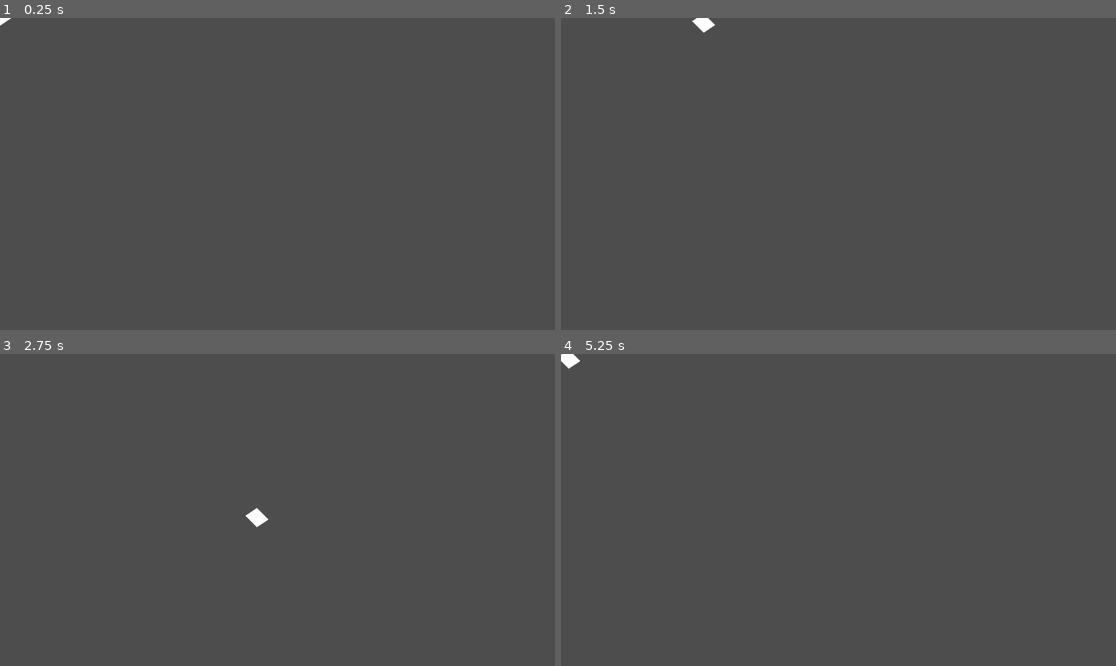
Above: before the commit, frames 1-4 (two rows, left to right).
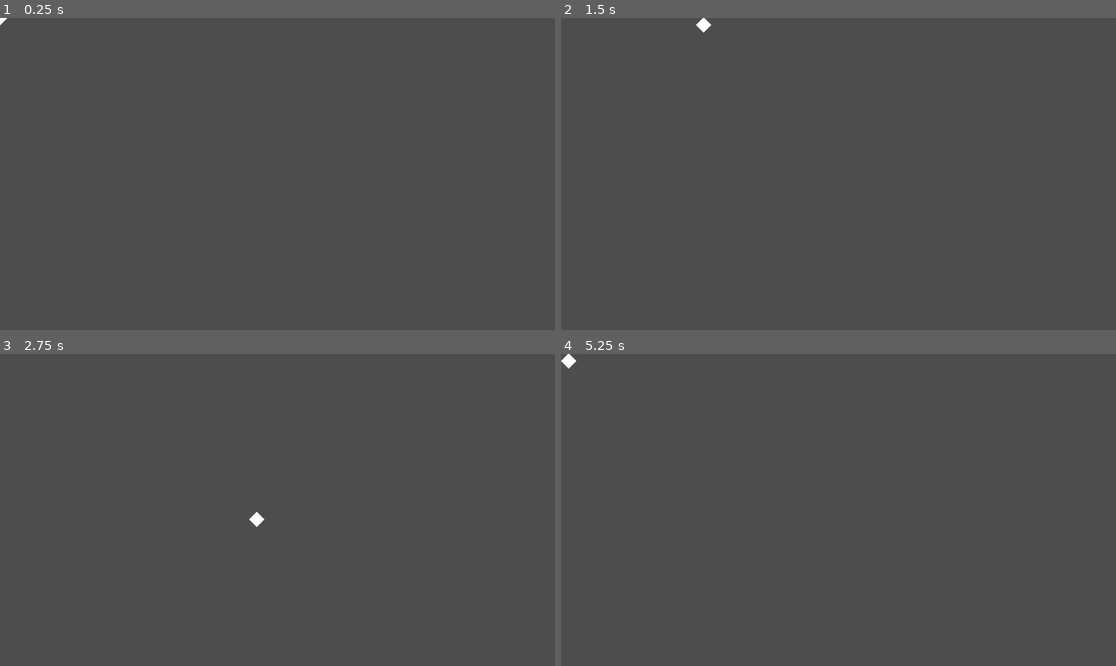
Above: after the commit, the same moments.

Repository: RainMa22/BulletHell
Game: Godot game, scene res://src/player/Player.tscn
Two runs of this game, one before a commit and one after it. Both use one fixed random seed, a clock stepped at 60 frames per second and the inputs below. This scene is started directly instead of the project's main scene.
Inputs:
- Up to frame 1 (0.25 s): no input
- Up to frame 2 (1.5 s): tap Enter at 0.5 s; hold D (Right) 0.53-1.28 s; tap Z (Shoot) at 0.6, 1.35 s; hold S (Down) from 1.28 s (still down)
- Up to frame 3 (2.75 s): release S (Down) at 2.03 s; hold D (Right) from 2.03 s (still down); tap Z (Shoot) at 2.1 s
- Up to frame 4 (5.25 s): release D (Right) at 2.78 s; hold W (Up) 2.78-3.53 s; tap Z (Shoot) every 0.75 s from 2.85 to 5.1 s; hold A (Left) 3.53-5.03 s; hold S (Down) from 5.03 s (still down)

The runs differ from the first frame. In frame 1, less than 0.1% of the frame differs, in the area x 0-3%, y 0-3%; in frame 2, less than 0.1%; in frame 3, less than 0.1%, in the area x 44-49%, y 49-56%; in frame 4, less than 0.1%.

Commit message:
Created base Bullet node and Health component node

Diff:
--- /dev/null
+++ b/src/bullet/Bullet.gd
@@ -0,0 +1,30 @@
+class_name Bullet extends Area2D
+
+
+
+###############
+# BULLET      #
+# The bullet. #
+###############
+
+var starting_direction := Vector2.UP
+var starting_speed := 200
+
+var velocity := Vector2.ZERO
+
+
+
+func _ready():
+	position = Vector2(200, 200)
+	init_bullet()
+
+func init_bullet() -> void:
+	velocity = starting_direction * starting_speed
+
+
+
+func _process(delta):
+	pass
+
+func _physics_process(delta):
+	position += velocity * delta
--- /dev/null
+++ b/src/bullet/Bullet.tscn
@@ -0,0 +1,17 @@
+[gd_scene load_steps=4 format=3 uid="uid://cs8lnupepor0n"]
+
+[ext_resource type="Script" path="res://src/bullet/Bullet.gd" id="1_lnk00"]
+[ext_resource type="Texture2D" uid="uid://deve7snoj5rrt" path="res://src/bullet/WhiteCirclex256.png" id="2_0p07e"]
+
+[sub_resource type="CircleShape2D" id="CircleShape2D_qvb2s"]
+radius = 8.15
+
+[node name="Bullet" type="Area2D"]
+script = ExtResource("1_lnk00")
+
+[node name="Circle" type="Sprite2D" parent="."]
+scale = Vector2(0.156617, 0.157)
+texture = ExtResource("2_0p07e")
+
+[node name="Hitbox" type="CollisionShape2D" parent="."]
+shape = SubResource("CircleShape2D_qvb2s")
--- /dev/null
+++ b/src/health/Health.gd
@@ -0,0 +1,68 @@
+class_name Health extends Node
+
+
+
+######################################################
+# HEALTH                                             #
+# Generalised health logic, for use with any entity. #
+######################################################
+
+signal on_health_damaged(change)
+signal on_health_healed(change)
+
+signal on_health_max_healed
+
+signal on_max_health_increased(change)
+signal on_max_health_decreased(change)
+
+signal on_died
+signal on_revived
+
+
+
+var is_dead = false
+
+var max_health := 30:
+	set(val):
+		if val > max_health: # Max health increased.
+			on_max_health_increased.emit(val - max_health)
+		elif val < max_health: # Max health decreased.
+			on_max_health_decreased.emit(max_health - val)
+
+		max_health = val # Assign.
+
+		if health > max_health: # Limit health to be within max_health.
+			health = max_health
+	get:
+		return max_health
+
+var health := 10:
+	set(val):
+		if is_dead: # Do not change health if the entity is dead.
+			return
+
+		if val > health:
+			on_health_healed.emit(val - health) # Healed!
+		elif val < health:
+			on_health_damaged.emit(health - val) # Damaged.
+
+		health = clampi(val, 0, max_health) # Clamp health between 0 and max_health.
+
+		if health == max_health:
+			on_health_max_healed.emit() # Healed to the MAX.
+
+		if health <= 0:
+			die()
+	get:
+		return health
+
+
+
+func die() -> void:
+	is_dead = true
+	on_died.emit() # Died lmao!
+
+func revive(restarting_health : int = 1) -> void:
+	is_dead = false # Undie thyself!
+	health = restarting_health # Start with some health.
+	on_revived.emit() # Revived!
--- /dev/null
+++ b/src/health/Health.tscn
@@ -0,0 +1,6 @@
+[gd_scene load_steps=2 format=3 uid="uid://vgf7hy66lvwt"]
+
+[ext_resource type="Script" path="res://src/health/Health.gd" id="1_rix5u"]
+
+[node name="Health" type="Node"]
+script = ExtResource("1_rix5u")
--- a/src/player/Player.gd
+++ b/src/player/Player.gd
@@ -27,6 +27,10 @@
 func update_inputs() -> void:
 	input_directional_vector = Input.get_vector("Left", "Right", "Up", "Down", -0.5) # Grab the inputs based on what the player is doing.
 
+	if Input.is_action_just_pressed("Shoot"): # DEBUG, used for testing health mechanics.
+		($Health as Health).health -= 1
+		print($Health.health)
+
 
 
 func _physics_process(delta):
@@ -48,3 +52,9 @@
 		velocity = Vector2(velocity.x, move_toward(velocity.y, target_velocity_vector.y, acceleration * delta))
 
 	move_and_slide() # UPDATE movement!
+
+
+
+# DEATH.
+func _on_health_on_died():
+	queue_free()
--- a/src/player/Player.tscn
+++ b/src/player/Player.tscn
@@ -1,14 +1,19 @@
-[gd_scene load_steps=3 format=3 uid="uid://cwn1aknxem4n4"]
+[gd_scene load_steps=4 format=3 uid="uid://cwn1aknxem4n4"]
 
 [ext_resource type="Script" path="res://src/player/Player.gd" id="1_fdp0l"]
+[ext_resource type="PackedScene" uid="uid://vgf7hy66lvwt" path="res://src/health/Health.tscn" id="2_7ekla"]
 
 [sub_resource type="CircleShape2D" id="CircleShape2D_65j3p"]
 
 [node name="Player" type="CharacterBody2D"]
 script = ExtResource("1_fdp0l")
 
-[node name="Polygon2D" type="Polygon2D" parent="."]
-polygon = PackedVector2Array(0, -24, -24, -8, 0, 16, 24, 0)
+[node name="Polygon" type="Polygon2D" parent="."]
+polygon = PackedVector2Array(0, -16, -16, 0, 0, 16, 16, 0)
 
 [node name="Collider" type="CollisionShape2D" parent="."]
 shape = SubResource("CircleShape2D_65j3p")
+
+[node name="Health" parent="." instance=ExtResource("2_7ekla")]
+
+[connection signal="on_died" from="Health" to="." method="_on_health_on_died"]
Binary file added: src/bullet/WhiteCirclex256.png
Not shown, added: src/bullet/WhiteCirclex256.png.import
